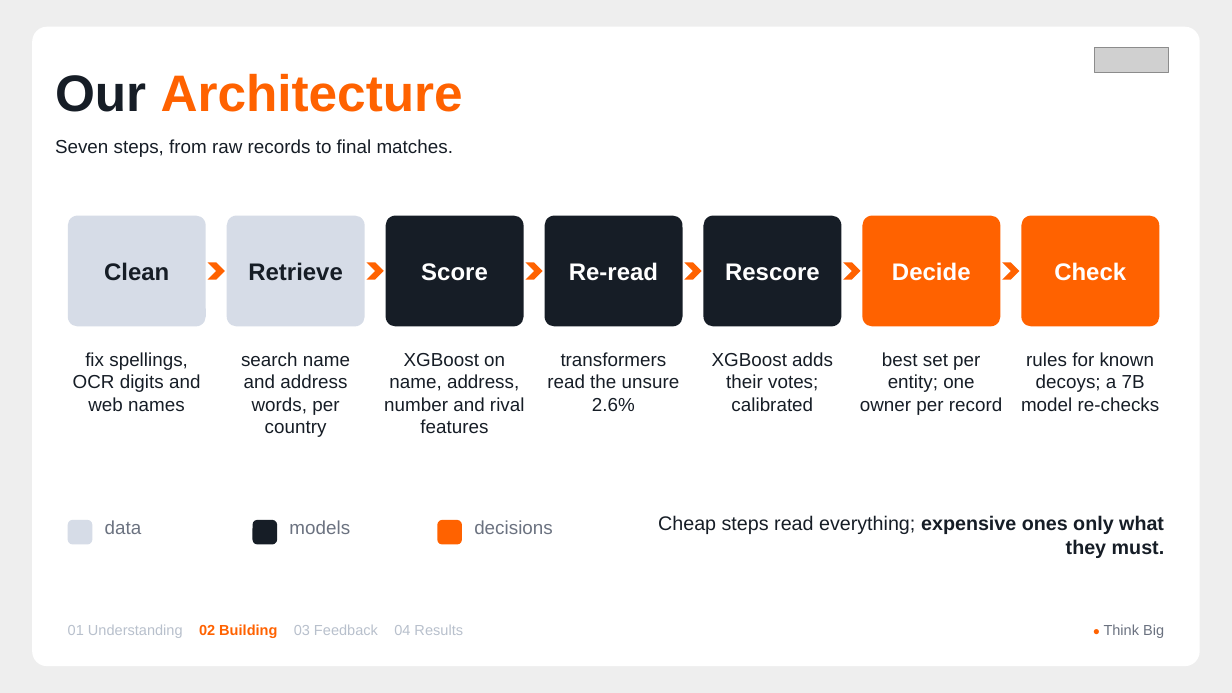
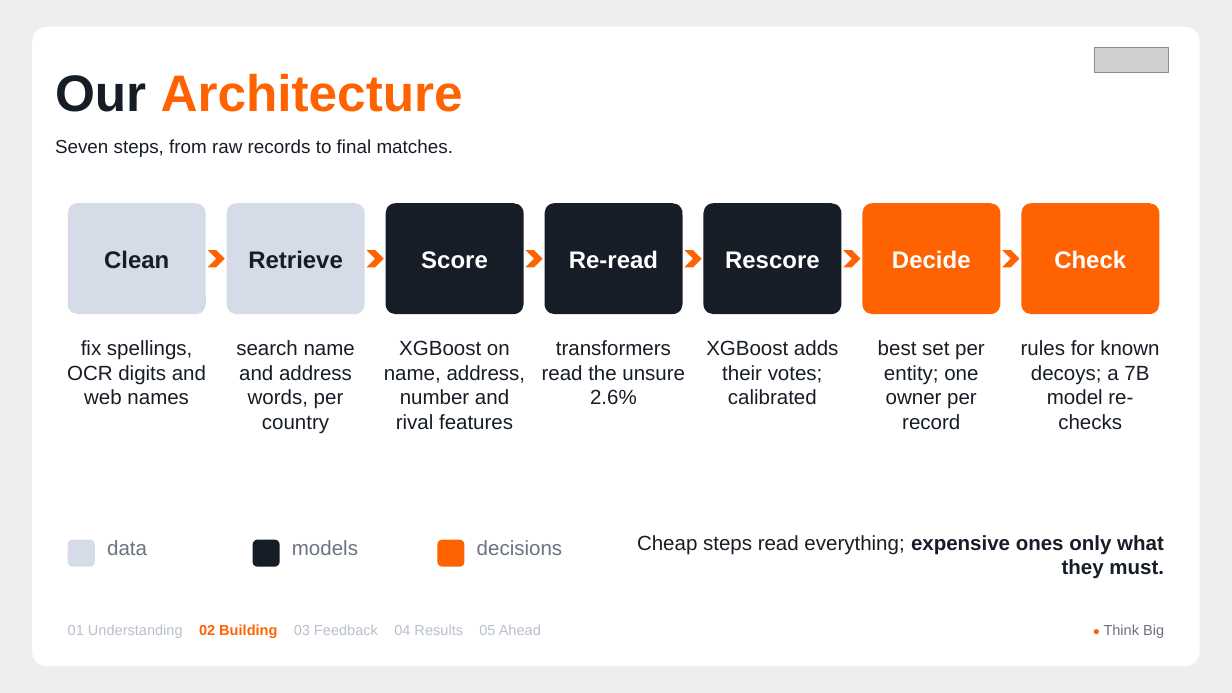
Before and after one commit to AmeyaBorkar/Grenuke, a slide deck: slide 10 of finale/Grenuke_Finale_Deck.pptx (slide 7 before the commit). Drawn at 1232x693 pixels with LibreOffice and Linux fonts; fonts in the diff are those of the drawing; grey boxes stand for pictures. Boxes give left, top, right and bottom in pixels: in the first picture for what was removed or moved away, otherwise in the second. Text is boxed around its words. In the diff, an @@ line names an element or a change of style, - is before the commit and + after.

Commit message:
docs(finale): deck v3: deep data analysis, performance, looking ahead
23 slides in five sections. Four data-analysis slides (scale and country split, matches per entity, how copies differ, the decoys' fingerprints), a performance slide (pairs per entity at each stage, laptop-scale runtimes and memory), and a looking-ahead section (scale out, run lighter, edge inference, improvements, applications). One layout grammar with a fixed 'What it tells us' column; text at least 12 pt; warmer, simpler script. Validator PASS.

```diff
--- a/finale/Grenuke_Finale_Deck.pptx
+++ b/finale/Grenuke_Finale_Deck.pptx
@@ 7 rounded rectangles moved together from (x1=68, y1=216, x2=1159, y2=326) to (x1=68, y1=203, x2=1159, y2=314) @@
@@ 6 chevrons moved together from (x1=208, y1=262, x2=1019, y2=280) to (x1=208, y1=250, x2=1019, y2=267) @@
@@ text "fix spellings, OCR digits and ..." moved from (x1=73, y1=352, x2=200, y2=411) to (x1=67, y1=340, x2=206, y2=405) @@
@@ text "search name and address words, ..." moved from (x1=241, y1=352, x2=350, y2=437) to (x1=236, y1=340, x2=355, y2=434) @@
@@ text "XGBoost on name, address, number ..." moved from (x1=384, y1=353, x2=525, y2=433) to (x1=384, y1=340, x2=526, y2=430) @@
@@ text "transformers read the unsure 2.6%" moved from (x1=547, y1=352, x2=680, y2=411) to (x1=542, y1=340, x2=685, y2=404) @@
@@ text "XGBoost adds their votes; calibrated" moved from (x1=712, y1=352, x2=833, y2=411) to (x1=706, y1=340, x2=838, y2=405) @@
@@ text "best set per entity; one ..." moved from (x1=860, y1=352, x2=1002, y2=415) to (x1=878, y1=340, x2=985, y2=430) @@
@@ text "rules for known decoys; a ..." moved from (x1=1021, y1=352, x2=1160, y2=411) to (x1=1021, y1=340, x2=1159, y2=430) @@
@@ size 11 to 12 pt in 10 elements at (x1=67, y1=340, x2=206, y2=405), (x1=236, y1=340, x2=355, y2=434), (x1=878, y1=340, x2=985, y2=430), (x1=1021, y1=340, x2=1159, y2=430), (x1=384, y1=340, x2=526, y2=430), (x1=542, y1=340, x2=685, y2=404), (x1=706, y1=340, x2=838, y2=405), (x1=107, y1=540, x2=147, y2=555), (x1=292, y1=540, x2=358, y2=555), (x1=477, y1=540, x2=562, y2=555) @@
@@ text "decisions" moved from (x1=474, y1=520, x2=553, y2=534) to (x1=477, y1=540, x2=562, y2=555) @@
@@ text "Cheap steps read everything; expensive ..." moved from (x1=658, y1=515, x2=1165, y2=558) to (x1=637, y1=535, x2=1164, y2=579) @@
@@ text "Cheap steps read everything; expensive ..." at (x1=637, y1=535, x2=1164, y2=579): size 11.5 to 12 pt @@
@@ 3 rounded rectangles, 2 texts moved together from (x1=68, y1=520, x2=462, y2=545) to (x1=68, y1=540, x2=464, y2=567) @@
@@ proportions changed in 3 elements at (x1=68, y1=540, x2=95, y2=567), (x1=253, y1=540, x2=280, y2=567), (x1=437, y1=540, x2=464, y2=567) @@
@@ text at (x1=68, y1=624, x2=541, y2=638): text changed @@
-01 Understanding 02 Building 03 Feedback 04 Results
+01 Understanding 02 Building 03 Feedback 04 Results 05 Ahead
```
Also in this commit, not shown: 13 other slides changed, 7 slides added, 2 other files.
